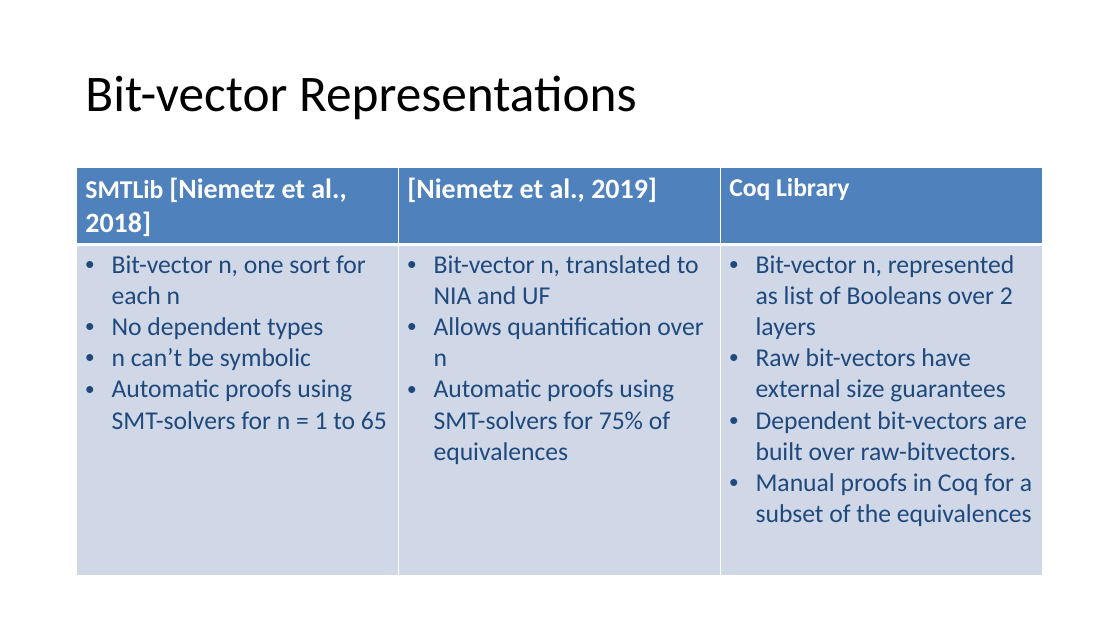
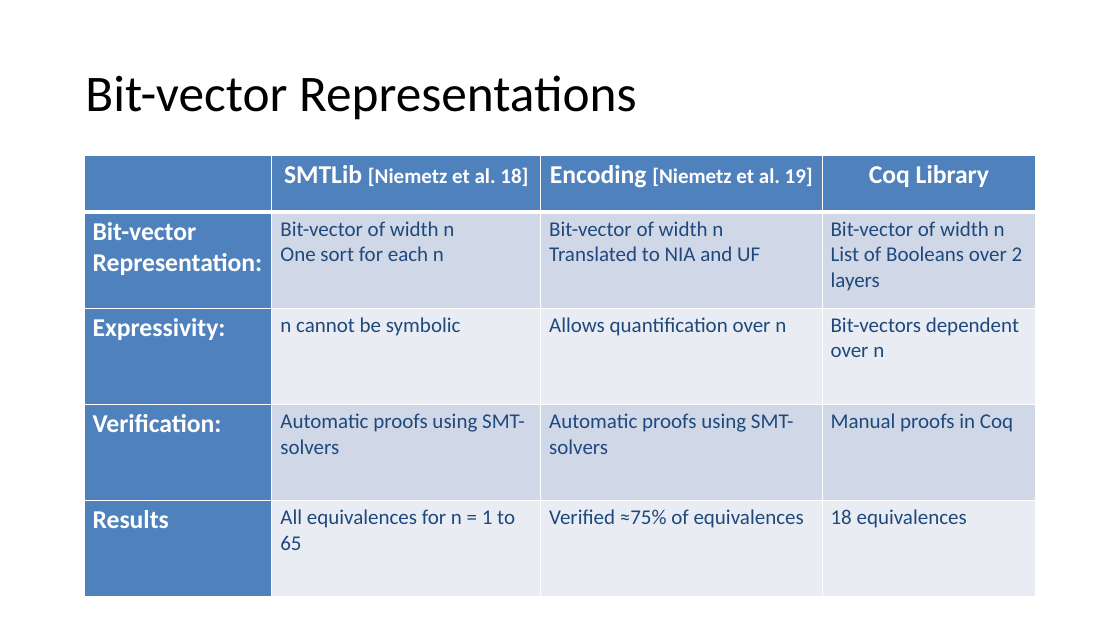
Before and after one commit to arjunvish/pxtp2019presentation, a slide deck: slide 13 of Presentation.pptx (slide 11 before the commit). Drawn at 1120x630 pixels with LibreOffice and Linux fonts; fonts in the diff are those of the drawing. Boxes give left, top, right and bottom in pixels: in the first picture for what was removed or moved away, otherwise in the second. Text is boxed around its words. In the diff, an @@ line names an element or a change of style, - is before the commit and + after.

```diff
--- a/Presentation.pptx
+++ b/Presentation.pptx
@@ table at [84, 155, 1036, 597] @@
-SMTLib [Niemetz et al., 2018] | [Niemetz et al., 2019] | Coq Library
-Bit-vector n, one sort for each n / No dependent types / n can’t be symbolic / Automatic proofs using SMT-solvers for n = 1 to 65 | Bit-vector n, translated to NIA and UF / Allows quantification over n / Automatic proofs using SMT-solvers for 75% of equivalences | Bit-vector n, represented as list of Booleans over 2 layers / Raw bit-vectors have external size guarantees / Dependent bit-vectors are built over raw-bitvectors. / Manual proofs in Coq for a subset of the equivalences
+ | SMTLib [Niemetz et al. 18] | Encoding [Niemetz et al. 19] | Coq Library
+Bit-vector Representation: | Bit-vector of width n / One sort for each n | Bit-vector of width n / Translated to NIA and UF | Bit-vector of width n / List of Booleans over 2 layers
+Expressivity: | n cannot be symbolic | Allows quantification over n | Bit-vectors dependent over n
+Verification: | Automatic proofs using SMT-solvers | Automatic proofs using SMT-solvers | Manual proofs in Coq
+Results | All equivalences for n = 1 to 65 | Verified ≈75% of equivalences | 18 equivalences
@@ table: place and size @@
-table at [77, 168, 1043, 575]
+table at [84, 155, 1036, 597]
```
Also in this commit, not shown: 15 other slides changed, 3 slides added, 1 other file.
